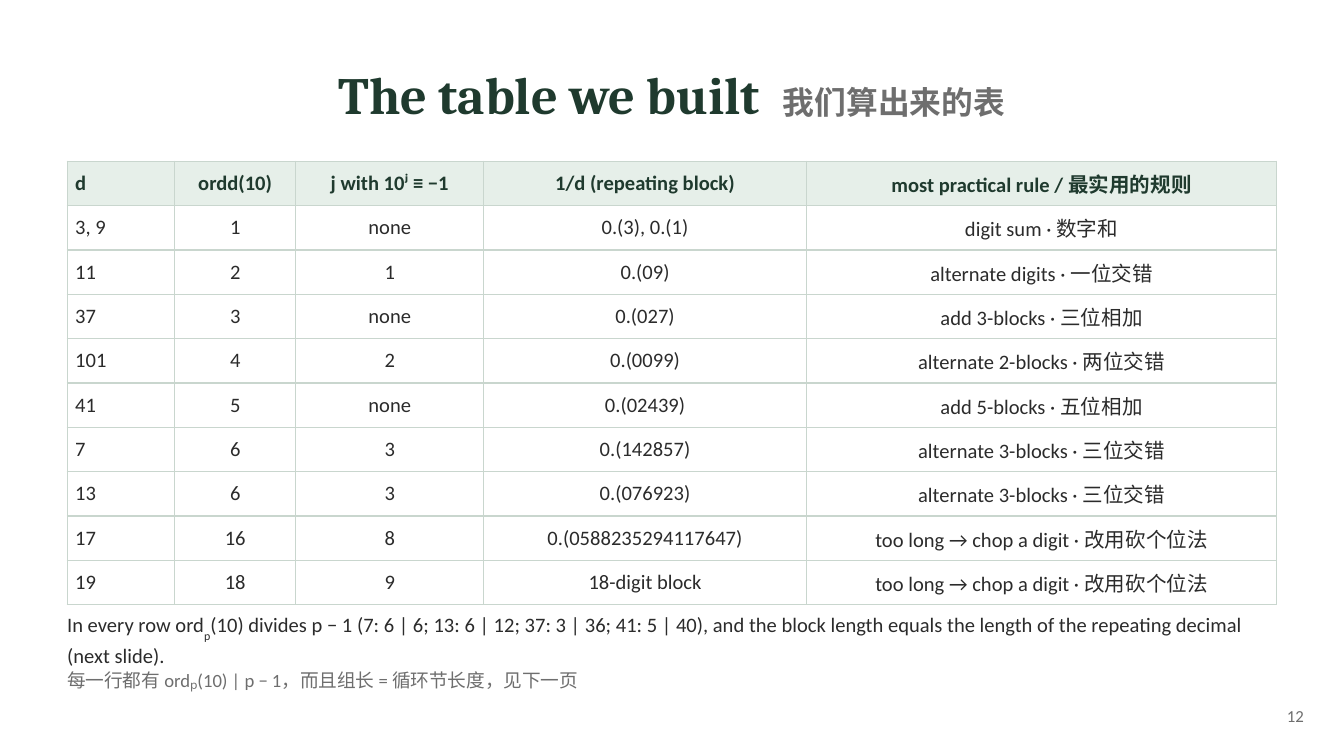
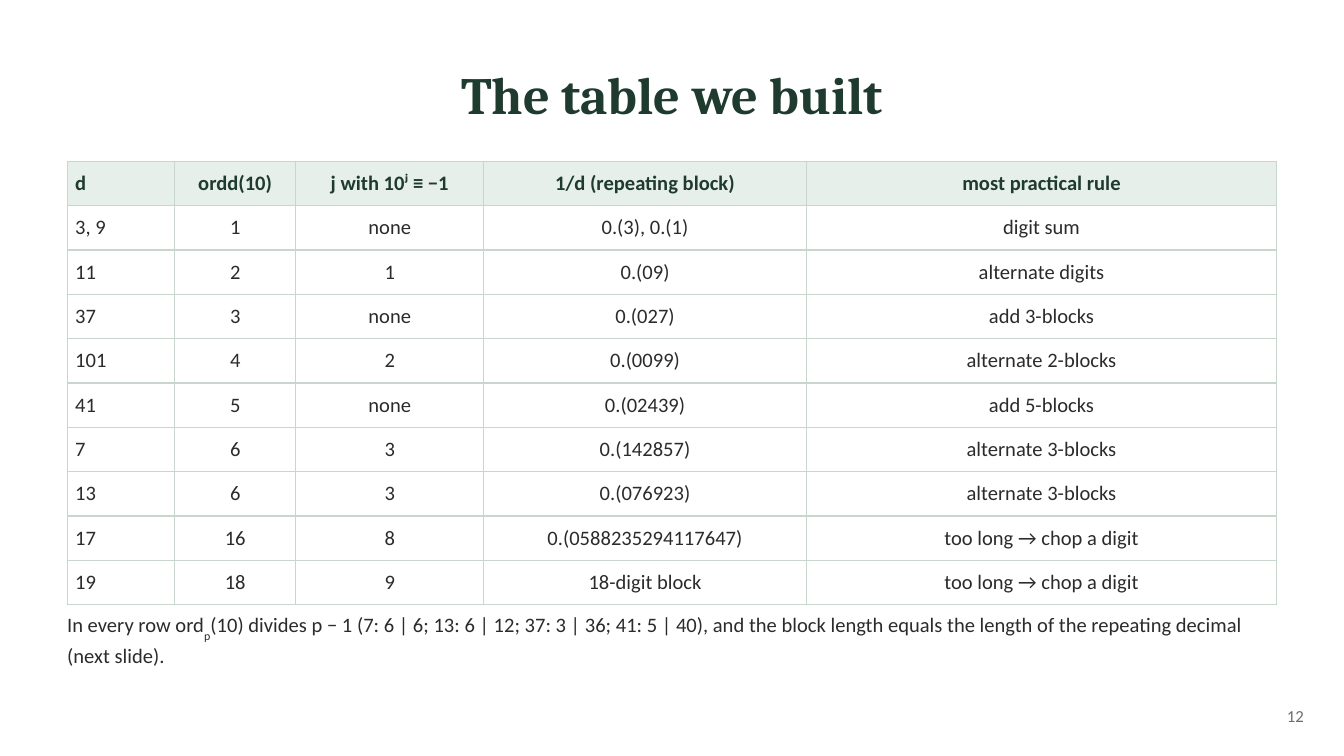
Before and after one commit to ZhihengLi0/math5248, a slide deck: slide 12 of slides/full.pptx. Drawn at 1344x756 pixels with LibreOffice and Linux fonts; fonts in the diff are those of the drawing. Boxes give left, top, right and bottom in pixels: in the first picture for what was removed or moved away, otherwise in the second. Text is boxed around its words. In the diff, an @@ line names an element or a change of style, - is before the commit and + after.

```diff
--- a/slides/full.pptx
+++ b/slides/full.pptx
@@ title at (461,77,883,115): text changed @@
-The table we built 我们算出来的表
+The table we built
@@ table at (67,161,1277,605) @@
-row 1, column 5: most practical rule / 最实用的规则
+row 1, column 5: most practical rule
-row 2, column 5: digit sum · 数字和
+row 2, column 5: digit sum
-row 3, column 5: alternate digits · 一位交错
+row 3, column 5: alternate digits
-row 4, column 5: add 3-blocks · 三位相加
+row 4, column 5: add 3-blocks
-row 5, column 5: alternate 2-blocks · 两位交错
+row 5, column 5: alternate 2-blocks
-row 6, column 5: add 5-blocks · 五位相加
+row 6, column 5: add 5-blocks
-row 7, column 5: alternate 3-blocks · 三位交错
+row 7, column 5: alternate 3-blocks
-row 8, column 5: alternate 3-blocks · 三位交错
+row 8, column 5: alternate 3-blocks
-row 9, column 5: too long → chop a digit · 改用砍个位法
+row 9, column 5: too long → chop a digit
-row 10, column 5: too long → chop a digit · 改用砍个位法
+row 10, column 5: too long → chop a digit
@@ text "In every row ordp(10) divides ..." at (67,617,1241,666): less space between paragraphs @@
@@ text at (67,671,578,690): paragraph removed @@
-每一行都有 ordₚ(10) | p − 1，而且组长 = 循环节长度，见下一页
```
Also in this commit, not shown: 21 other slides changed, 5 other files.
